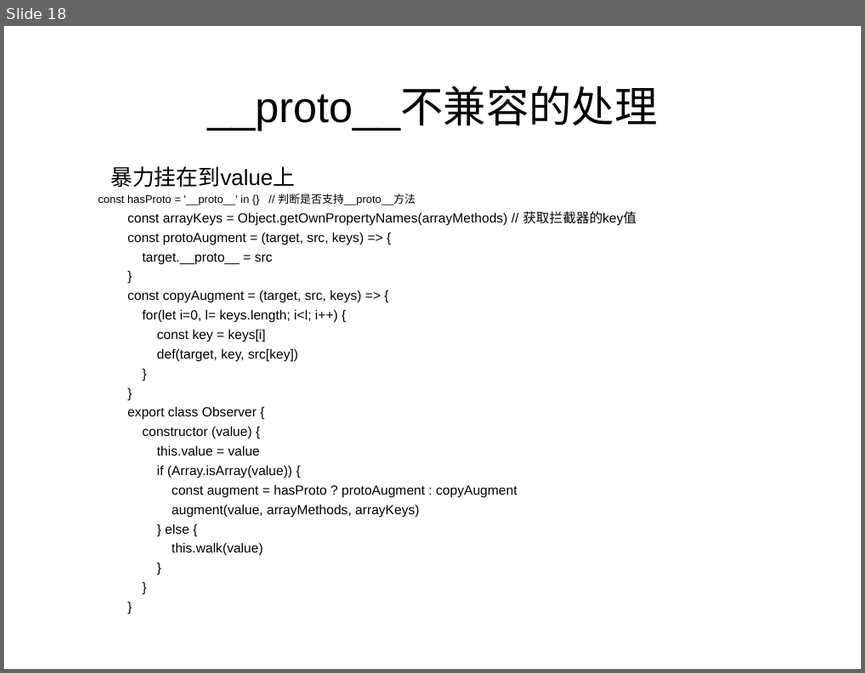
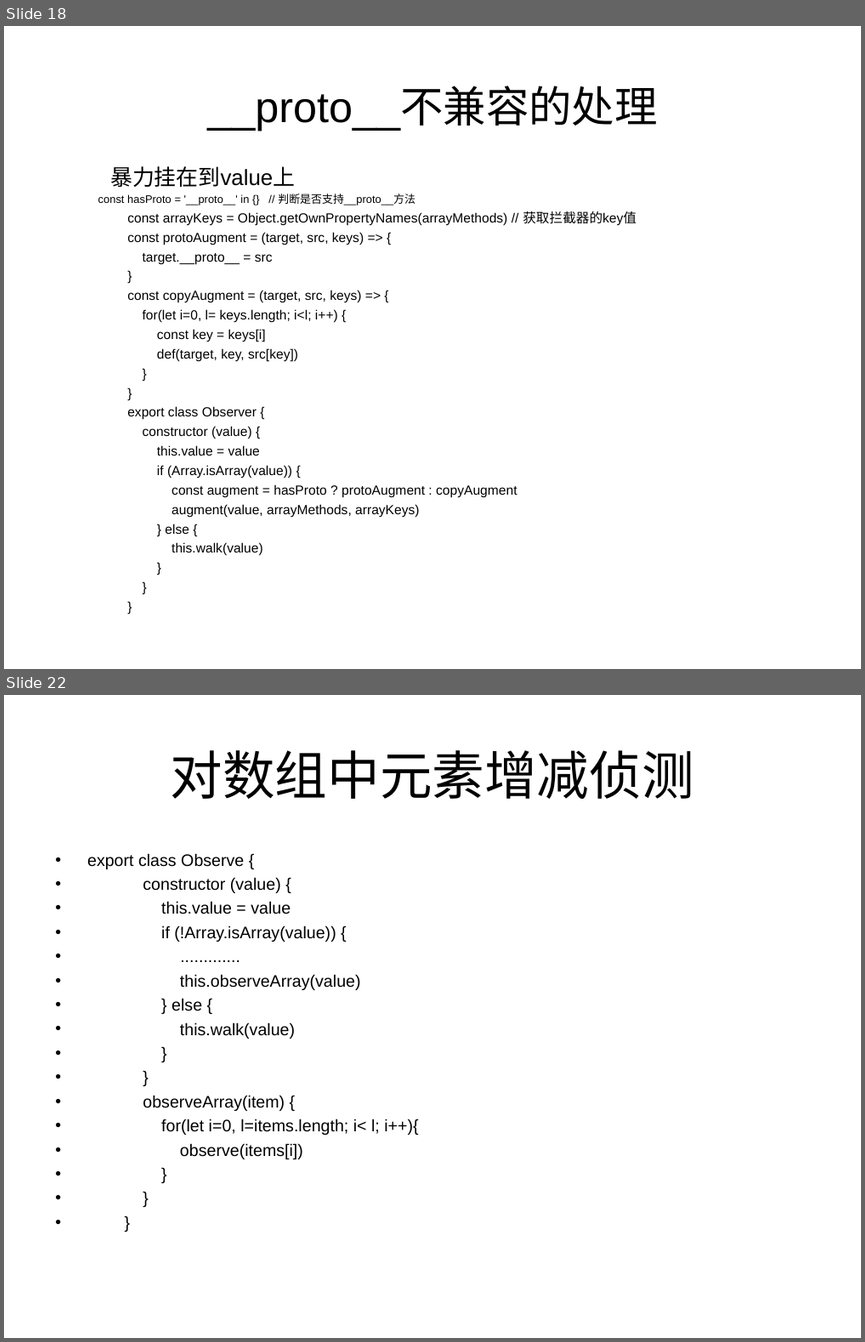
Before and after one commit to liyanjunCode/miniPrograme, a slide deck: vue.ppt. Shown one above the other, each under a label of ours: slide 18 before the commit, slides 18 and 22 after it; the slides between them are not shown. The pictures are 865x673 and 865x1342 pixels, drawn with LibreOffice and Linux fonts; fonts in the diff are those of the drawing. Boxes give left, top, right and bottom in pixels: in the first picture for what was removed or moved away, otherwise in the second. Text is boxed around its words. In the diff, an @@ line names an element or a change of style, - is before the commit and + after.

```diff
--- a/vue.ppt
+++ b/vue.ppt
@@ slide 22 added at [4,695,861,1338], background #FFFFFF @@
@@ title added at [171,750,694,799], 44 pt, text #000000 @@
+对数组中元素增减侦测
@@ text added at [87,853,418,1159], 14 pt, text #000000 @@
+• export class Observe {
+• constructor (value) {
+• this.value = value
+• if (!Array.isArray(value)) {
+• .............
+• this.observeArray(value)
+• } else {
+• this.walk(value)
+• }
+• }
+• observeArray(item) {
+• for(let i=0, l=items.length; i< l; i++){
+• observe(items[i])
+• }
+• }
+• }
```
Also in this commit, not shown: 1 slide changed, 3 other slides added.
